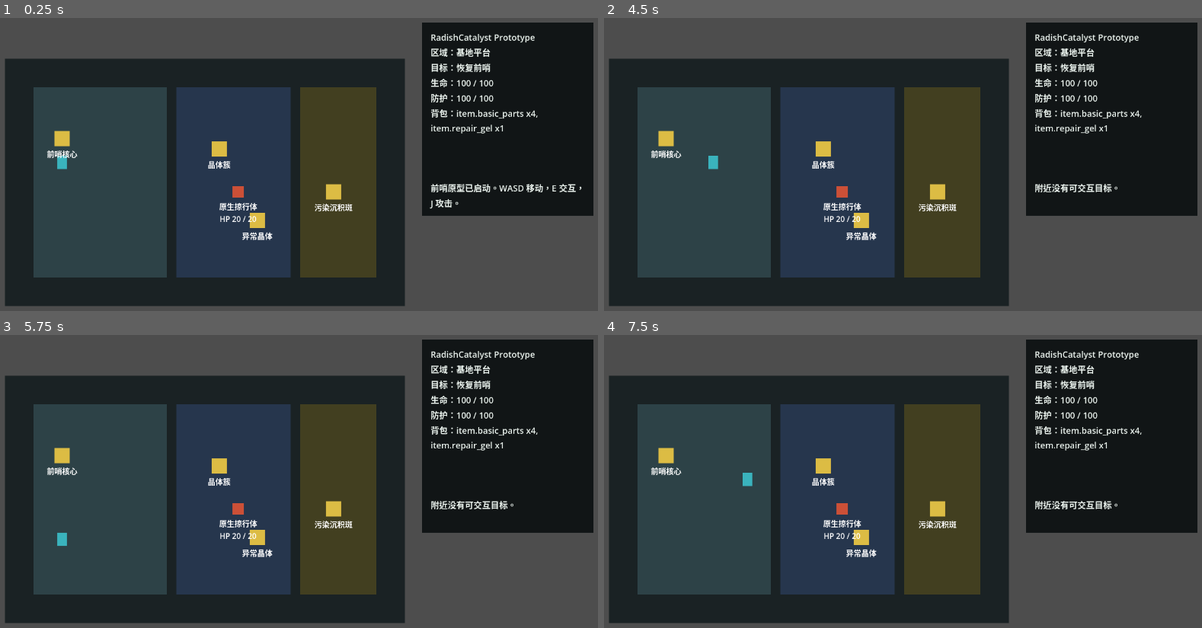
Above: before the commit, frames 1-4 (two rows, left to right).
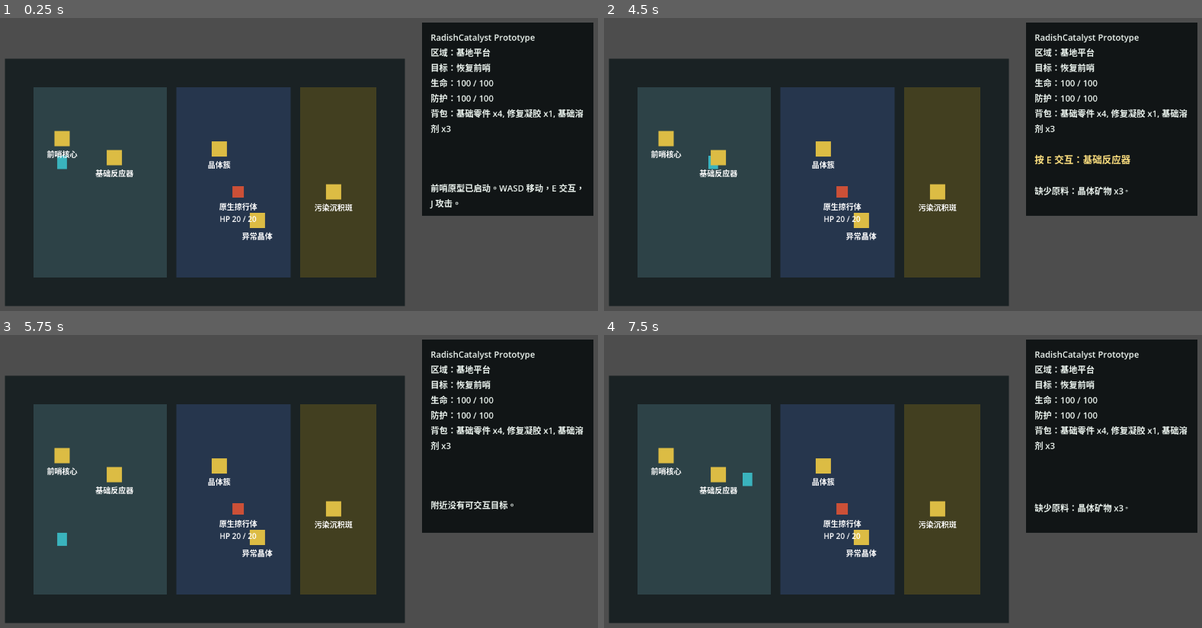
Above: after the commit, the same moments.

Repository: laugh0608/RadishCatalyst
Game: Godot game, scene res://scenes/boot/Boot.tscn
The game is run twice, just before and just after one commit, with the same random seed, the same clock (stepped at 60 frames per second) and the same inputs.
Inputs:
- Up to frame 1 (0.25 s): no input
- Up to frame 2 (4.5 s): tap Enter at 0.5 s; hold D (move_right) 0.53-1.28 s; tap E (interact) at 0.6, 1.55, 2.1, 2.85, 3.8, 4.35 s; hold S (move_down) 1.28-2.03 s; tap J (attack) at 1.35, 3.6 s; hold D (move_right) 2.03-2.78 s; hold W (move_up) 2.78-3.53 s; hold A (move_left) from 3.53 s (still down)
- Up to frame 3 (5.75 s): release A (move_left) at 5.03 s; hold S (move_down) from 5.03 s (still down); tap E (interact) at 5.1 s
- Up to frame 4 (7.5 s): release S (move_down) at 5.78 s; hold D (move_right) 5.78-6.53 s; tap J (attack) at 5.85 s; tap E (interact) at 6.05, 6.6, 7.35 s; hold W (move_up) 6.53-7.28 s; hold D (move_right) from 7.28 s (still down)

The runs differ from the first frame. In frame 1, 0.8% of the frame differs, in the area x 15-98%, y 31-55%; in frame 2, 1.5%, in the area x 15-98%, y 31-61%; in frame 3, 0.8%; in frame 4, 1.2%.

Commit message:
feat: 接入基础反应器加工命令

Diff:
--- a/client/scenes/maps/VerticalSliceMap.tscn
+++ b/client/scenes/maps/VerticalSliceMap.tscn
@@ -46,6 +46,13 @@
 definition_id = "building.outpost_core"
 interaction_type = "outpost_core"
 
+[node name="BasicReactor" parent="Interactables" instance=ExtResource("3_interactable")]
+position = Vector2(-190, -52)
+definition_id = "building.basic_reactor"
+interaction_type = "process_recipe"
+recipe_id = "recipe.process_crystal_ore"
+single_use = false
+
 [node name="CrystalCluster" parent="Interactables" instance=ExtResource("3_interactable")]
 position = Vector2(30, -70)
 definition_id = "map_object.crystal_cluster"
--- a/client/scripts/interaction/prototype_interactable.gd
+++ b/client/scripts/interaction/prototype_interactable.gd
@@ -3,6 +3,7 @@
 
 @export var definition_id: String = ""
 @export var interaction_type: String = "inspect"
+@export var recipe_id: String = ""
 @export var single_use: bool = true
 
 var consumed: bool = false
--- a/client/scripts/map/vertical_slice_map.gd
+++ b/client/scripts/map/vertical_slice_map.gd
@@ -43,7 +43,8 @@
 		interacted.definition_id,
 		interacted.interaction_type,
 		character_state,
-		world_state
+		world_state,
+		interacted.recipe_id
 	)
 	if bool(result.get("success", false)):
 		interacted.mark_consumed()
--- a/client/scripts/state/inventory_state.gd
+++ b/client/scripts/state/inventory_state.gd
@@ -26,6 +26,28 @@
 	fluids[definition_id] = float(fluids.get(definition_id, 0.0)) + amount
 
 
+func has_ref(definition_id: String, amount: float) -> bool:
+	if definition_id.begins_with("fluid."):
+		return float(fluids.get(definition_id, 0.0)) >= amount
+	return int(items.get(definition_id, 0)) >= int(amount)
+
+
+func consume_ref(definition_id: String, amount: float) -> void:
+	if definition_id.begins_with("fluid."):
+		fluids[definition_id] = maxf(0.0, float(fluids.get(definition_id, 0.0)) - amount)
+		return
+
+	items[definition_id] = maxi(0, int(items.get(definition_id, 0)) - int(amount))
+
+
+func add_ref(definition_id: String, amount: float) -> void:
+	if definition_id.begins_with("fluid."):
+		add_fluid(definition_id, amount)
+		return
+
+	add_item(definition_id, int(amount))
+
+
 func to_dict() -> Dictionary:
 	return {
 		"items": items.duplicate(true),
--- a/client/scripts/state/world_state.gd
+++ b/client/scripts/state/world_state.gd
@@ -17,6 +17,11 @@
 var base_structures: Dictionary = {
 	"structure.outpost_core": {
 		"definition_id": "building.outpost_core",
+		"region_id": "region.outpost_platform",
+		"status": "idle"
+	},
+	"structure.basic_reactor": {
+		"definition_id": "building.basic_reactor",
 		"region_id": "region.outpost_platform",
 		"status": "idle"
 	}
@@ -72,6 +77,26 @@
 	enemies[instance_id]["is_defeated"] = is_defeated
 
 
+func ensure_base_structure(structure_id: String, definition_id: String, region_id: String = "") -> Dictionary:
+	if not base_structures.has(structure_id):
+		base_structures[structure_id] = {
+			"definition_id": definition_id,
+			"region_id": region_id,
+			"status": "idle"
+		}
+	return base_structures[structure_id]
+
+
+func set_base_structure_status(structure_id: String, status: String, recipe_id: String = "") -> void:
+	if not base_structures.has(structure_id):
+		return
+
+	base_structures[structure_id]["status"] = status
+	if not recipe_id.is_empty():
+		base_structures[structure_id]["last_recipe_id"] = recipe_id
+	base_structures[structure_id]["completed_runs"] = int(base_structures[structure_id].get("completed_runs", 0)) + 1
+
+
 func set_map_object_flag(instance_id: String, flag_name: String, value: bool) -> void:
 	if not map_objects.has(instance_id):
 		return
--- a/client/scripts/systems/gather_system.gd
+++ b/client/scripts/systems/gather_system.gd
@@ -2,10 +2,12 @@
 class_name GatherSystem
 
 var data_registry: DataRegistry
+var processing_system: ProcessingSystem
 
 
 func _init(registry: DataRegistry) -> void:
 	data_registry = registry
+	processing_system = ProcessingSystem.new(data_registry)
 
 
 func interact_with_object(
@@ -13,10 +15,13 @@
 	definition_id: String,
 	interaction_type: String,
 	character_state: CharacterState,
-	world_state: WorldState
+	world_state: WorldState,
+	recipe_id: String = ""
 ) -> Dictionary:
 	if interaction_type == "outpost_core":
 		return _interact_with_outpost_core(character_state, world_state)
+	if interaction_type == "process_recipe":
+		return processing_system.process_recipe(recipe_id, character_state, world_state)
 
 	var definition := data_registry.get_definition(definition_id)
 	if definition.is_empty():
--- /dev/null
+++ b/client/scripts/systems/processing_system.gd
@@ -0,0 +1,125 @@
+extends RefCounted
+class_name ProcessingSystem
+
+var data_registry: DataRegistry
+
+
+func _init(registry: DataRegistry) -> void:
+	data_registry = registry
+
+
+func process_recipe(recipe_id: String, character_state: CharacterState, world_state: WorldState) -> Dictionary:
+	var recipe := data_registry.get_definition(recipe_id)
+	if recipe.is_empty():
+		return _failure("未知配方：%s" % recipe_id)
+
+	var missing_inputs := _get_missing_inputs(recipe, character_state.inventory)
+	if not missing_inputs.is_empty():
+		return _failure("缺少原料：%s。" % ", ".join(missing_inputs))
+
+	_consume_refs(recipe.get("inputs", []), character_state.inventory)
+	_grant_refs(recipe.get("outputs", []), character_state.inventory)
+	_grant_refs(recipe.get("byproducts", []), character_state.inventory)
+	_record_structure_run(recipe, world_state)
+
+	return _success("加工完成：%s -> %s。" % [
+		_get_display_name(recipe_id),
+		_format_refs(recipe.get("outputs", []))
+	])
+
+
+func _get_missing_inputs(recipe: Dictionary, inventory: InventoryState) -> Array[String]:
+	var missing_inputs: Array[String] = []
+	for input_ref in recipe.get("inputs", []):
+		if not input_ref is Dictionary:
+			continue
+
+		var definition_id := String(input_ref.get("id", ""))
+		var amount := float(input_ref.get("amount", 0.0))
+		if definition_id.is_empty() or amount <= 0.0:
+			continue
+		if not inventory.has_ref(definition_id, amount):
+			missing_inputs.append("%s x%s" % [_get_display_name(definition_id), _format_amount(amount)])
+
+	return missing_inputs
+
+
+func _consume_refs(refs: Array, inventory: InventoryState) -> void:
+	for ref in refs:
+		if not ref is Dictionary:
+			continue
+
+		var definition_id := String(ref.get("id", ""))
+		var amount := float(ref.get("amount", 0.0))
+		if definition_id.is_empty() or amount <= 0.0:
+			continue
+
+		inventory.consume_ref(definition_id, amount)
+
+
+func _grant_refs(refs: Array, inventory: InventoryState) -> void:
+	for ref in refs:
+		if not ref is Dictionary:
+			continue
+
+		var definition_id := String(ref.get("id", ""))
+		var amount := float(ref.get("amount", 0.0))
+		if definition_id.is_empty() or amount <= 0.0:
+			continue
+
+		inventory.add_ref(definition_id, amount)
+
+
+func _record_structure_run(recipe: Dictionary, world_state: WorldState) -> void:
+	var building_id := String(recipe.get("required_building_id", ""))
+	if building_id.is_empty():
+		return
+
+	var structure_id := "structure.%s" % building_id.get_slice(".", 1)
+	world_state.ensure_base_structure(structure_id, building_id, "region.outpost_platform")
+	world_state.set_base_structure_status(structure_id, "completed", String(recipe.get("id", "")))
+
+
+func _format_refs(refs: Array) -> String:
+	var parts: Array[String] = []
+	for ref in refs:
+		if not ref is Dictionary:
+			continue
+
+		var definition_id := String(ref.get("id", ""))
+		var amount := float(ref.get("amount", 0.0))
+		if definition_id.is_empty() or amount <= 0.0:
+			continue
+
+		parts.append("%s x%s" % [_get_display_name(definition_id), _format_amount(amount)])
+
+	if parts.is_empty():
+		return "无产物"
+	return ", ".join(parts)
+
+
+func _format_amount(amount: float) -> String:
+	if is_equal_approx(amount, roundf(amount)):
+		return str(int(amount))
+	return "%.1f" % amount
+
+
+func _get_display_name(definition_id: String) -> String:
+	var definition := data_registry.get_definition(definition_id)
+	if definition.is_empty():
+		return definition_id
+	return data_registry.get_text(String(definition.get("display_name_key", definition_id)))
+
+
+func _success(message: String) -> Dictionary:
+	return {
+		"success": true,
+		"message": message
+	}
+
+
+func _failure(message: String) -> Dictionary:
+	return {
+		"success": false,
+		"message": message
+	}
--- a/client/scripts/ui/prototype_hud.gd
+++ b/client/scripts/ui/prototype_hud.gd
@@ -17,7 +17,7 @@
 		"目标：%s" % _get_display_name(data_registry, active_quest_id),
 		"生命：%.0f / %.0f" % [character_state.health, character_state.max_health],
 		"防护：%.0f / %.0f" % [character_state.protection, character_state.max_protection],
-		"背包：%s" % _format_inventory(character_state.inventory.items)
+		"背包：%s" % _format_inventory(data_registry, character_state.inventory)
 	])
 
 
@@ -42,11 +42,13 @@
 	return data_registry.get_text(String(definition.get("display_name_key", definition_id)))
 
 
-func _format_inventory(items: Dictionary) -> String:
-	if items.is_empty():
+func _format_inventory(data_registry: DataRegistry, inventory: InventoryState) -> String:
+	if inventory.items.is_empty() and inventory.fluids.is_empty():
 		return "空"
 
 	var parts: Array[String] = []
-	for item_id in items:
-		parts.append("%s x%s" % [item_id, items[item_id]])
+	for item_id in inventory.items:
+		parts.append("%s x%s" % [_get_display_name(data_registry, item_id), inventory.items[item_id]])
+	for fluid_id in inventory.fluids:
+		parts.append("%s x%s" % [_get_display_name(data_registry, fluid_id), inventory.fluids[fluid_id]])
 	return ", ".join(parts)
Not shown, added: client/scripts/systems/processing_system.gd.uid
Not shown, changed: docs/devlogs/2026-W18.md
Not shown, changed: docs/planning/current.md
Not shown, changed: docs/planning/vertical-slice.md
